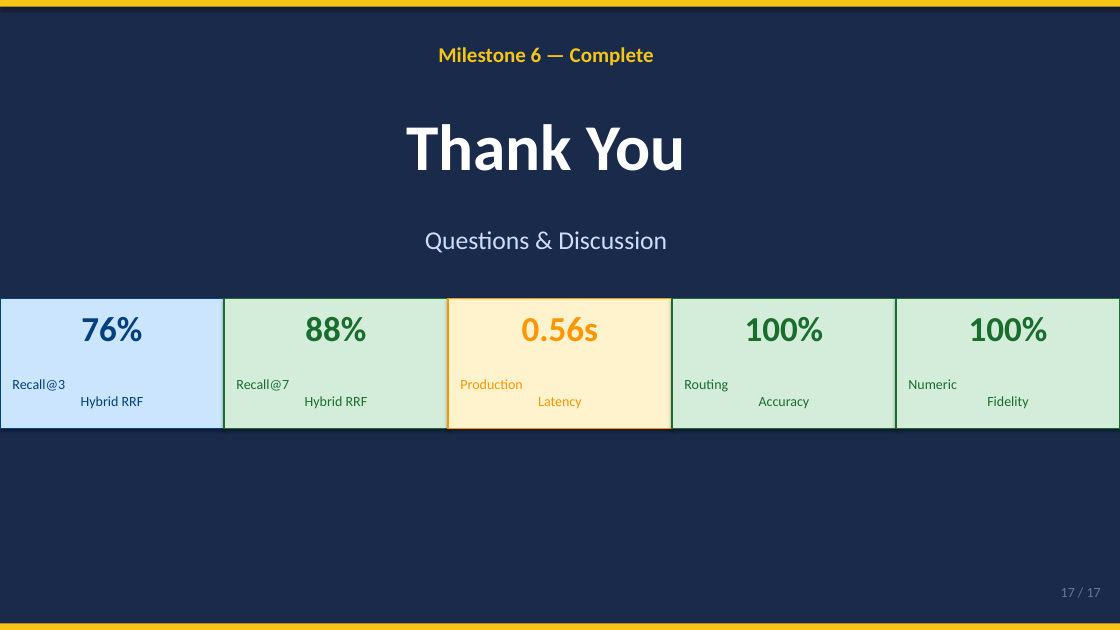
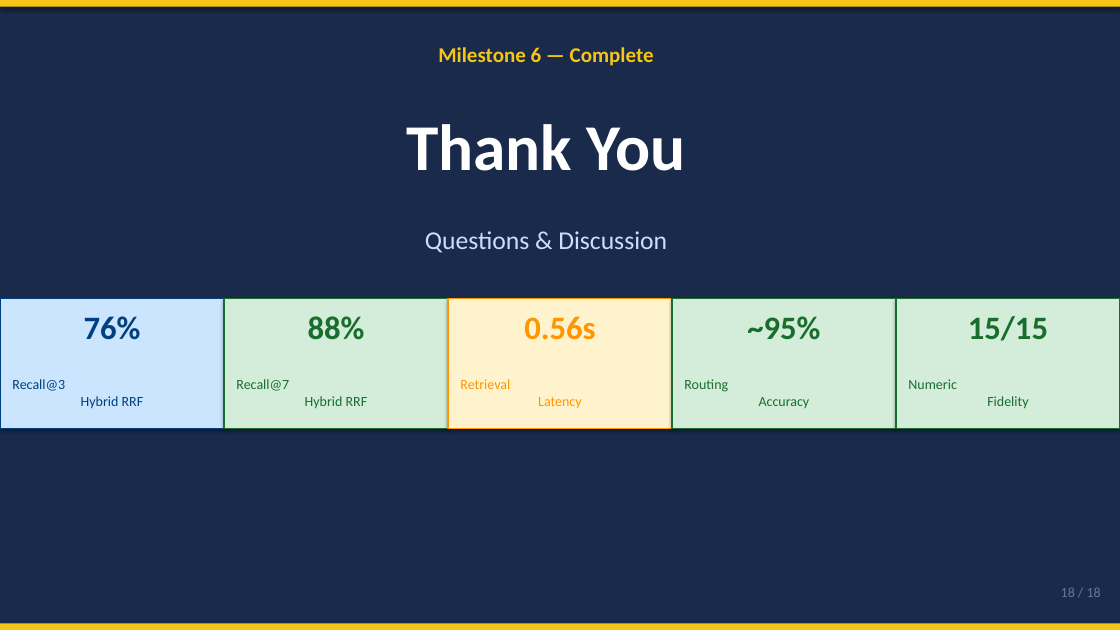
Before and after one commit to nandypi/Group-6-DS-and-AI-Lab-Project, a slide deck: slide 18 of Slides/DSAI_Team_6_Milestone6.pptx (slide 17 before the commit). Drawn at 1120x630 pixels with LibreOffice and Linux fonts; fonts in the diff are those of the drawing. Boxes give left, top, right and bottom in pixels: in the first picture for what was removed or moved away, otherwise in the second. Text is boxed around its words. In the diff, an @@ line names an element or a change of style, - is before the commit and + after.

```diff
--- a/Slides/DSAI_Team_6_Milestone6.pptx
+++ b/Slides/DSAI_Team_6_Milestone6.pptx
@@ size 30 to 28 pt in 3 elements at <box>84,316,141,340</box>, <box>308,316,365,340</box>, <box>524,316,595,340</box> @@
@@ text at <box>747,316,820,340</box>: text changed; size 30 to 28 pt @@
-100%
+~95%
@@ text at <box>968,316,1048,341</box>: text changed; size 30 to 28 pt @@
-100%
+15/15
@@ text at <box>460,379,582,409</box>: text changed @@
-Production
-Latency
+Retrieval
+Latency
@@ text at <box>1061,588,1101,597</box>: text changed @@
-17 / 17
+18 / 18
```
Also in this commit, not shown: 6 other slides changed, 11 slides added, 10 slides removed.
